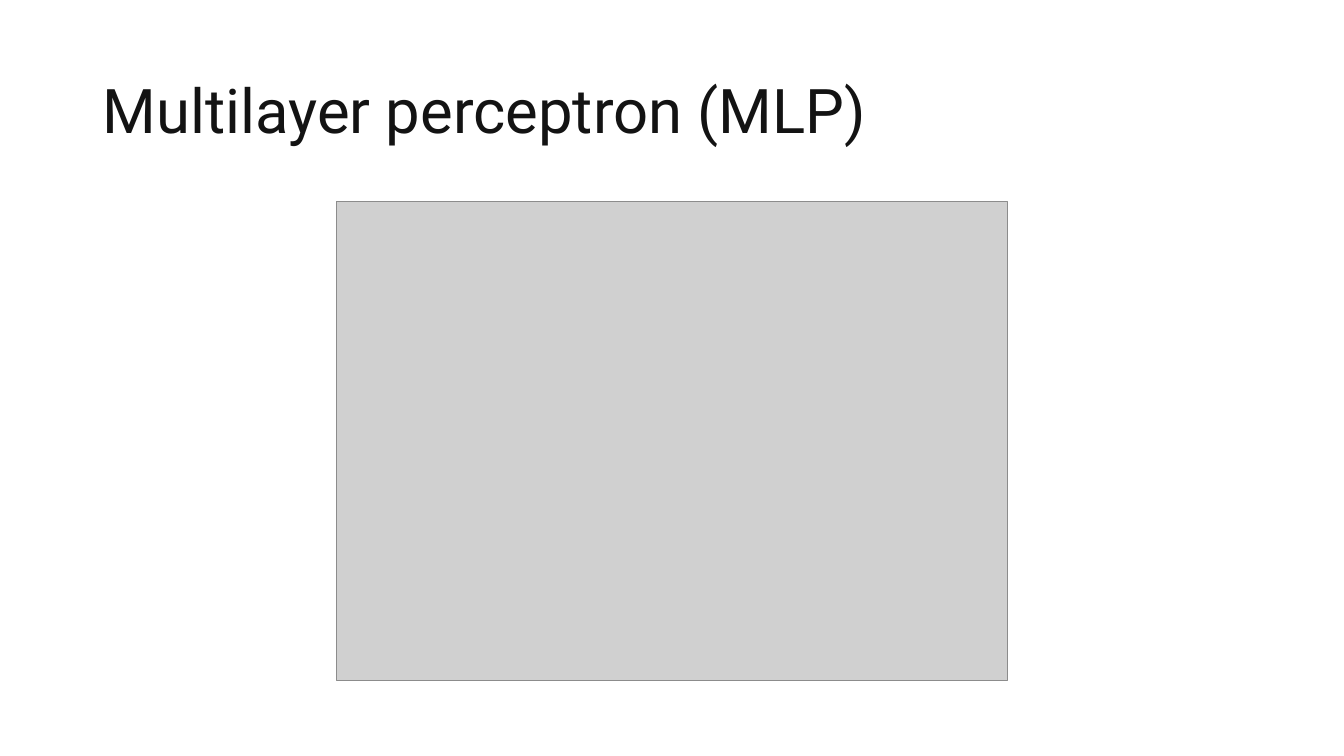
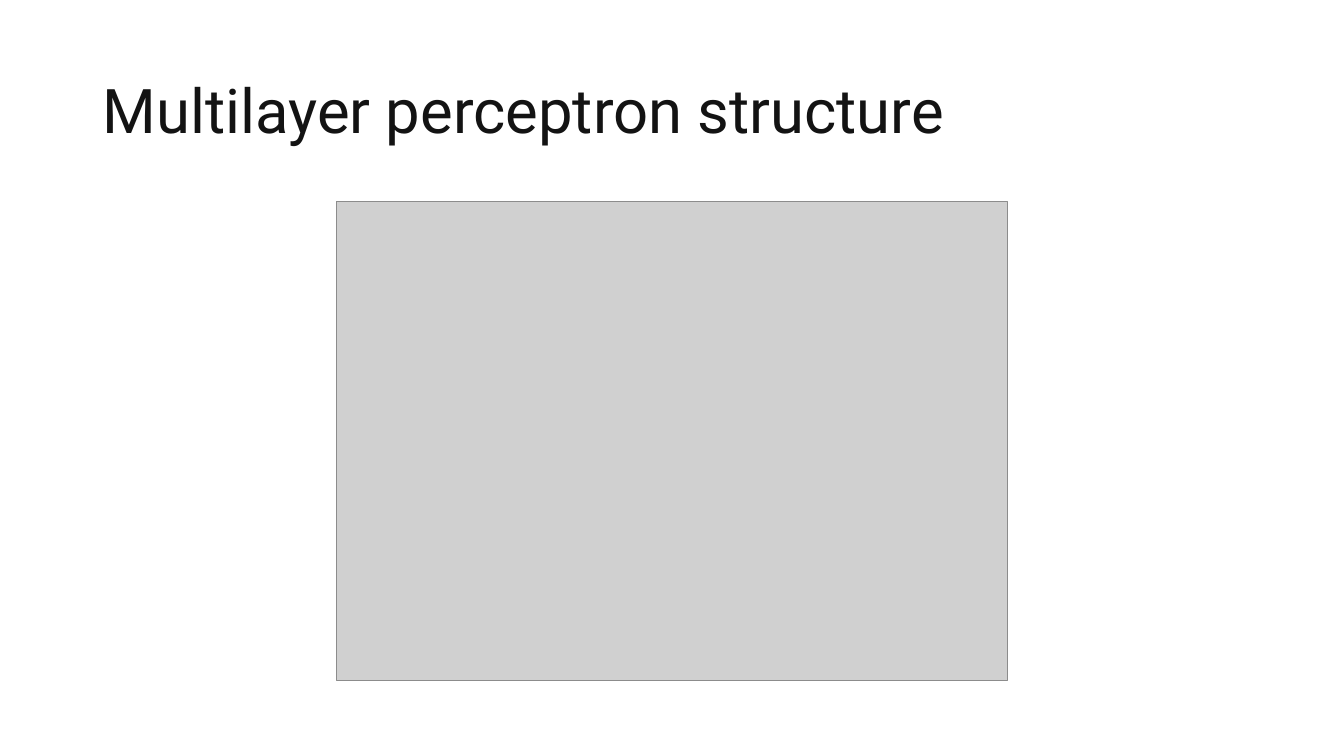
Before and after one commit to bodzio50318/genAiWorkshop, a slide deck: slide 10 of AiDem.pptm. Drawn at 1344x756 pixels with LibreOffice and Linux fonts; fonts in the diff are those of the drawing; grey boxes stand for pictures. Boxes give left, top, right and bottom in pixels: in the first picture for what was removed or moved away, otherwise in the second. Text is boxed around its words. In the diff, an @@ line names an element or a change of style, - is before the commit and + after.

```diff
--- a/AiDem.pptm
+++ b/AiDem.pptm
@@ title at (102, 86, 944, 146): text changed @@
-Multilayer perceptron (MLP)
+Multilayer perceptron structure
```
Also in this commit, not shown: 2 other slides changed, 7 slides added, 1 slide removed, 4 other files.
